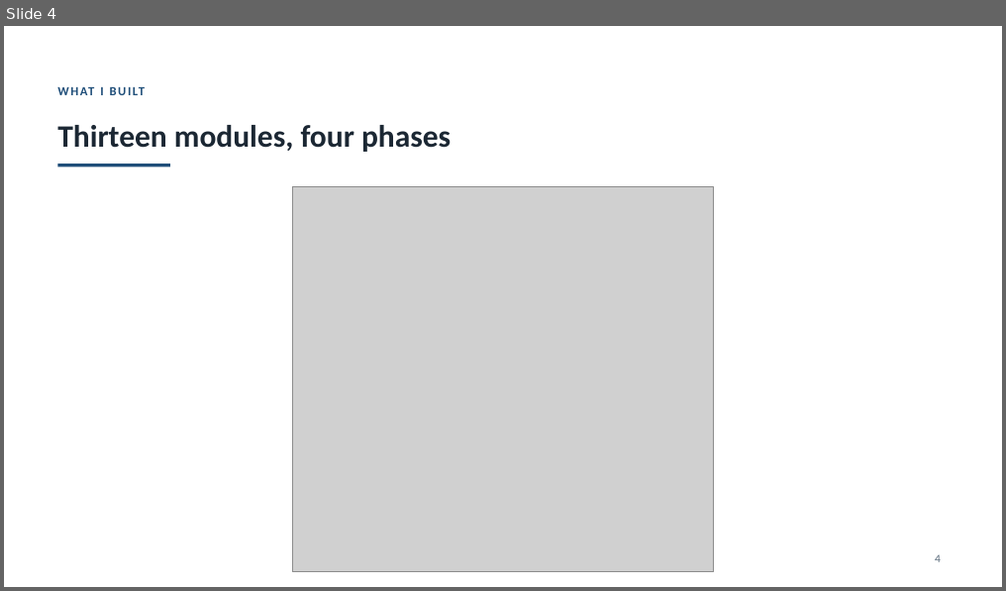
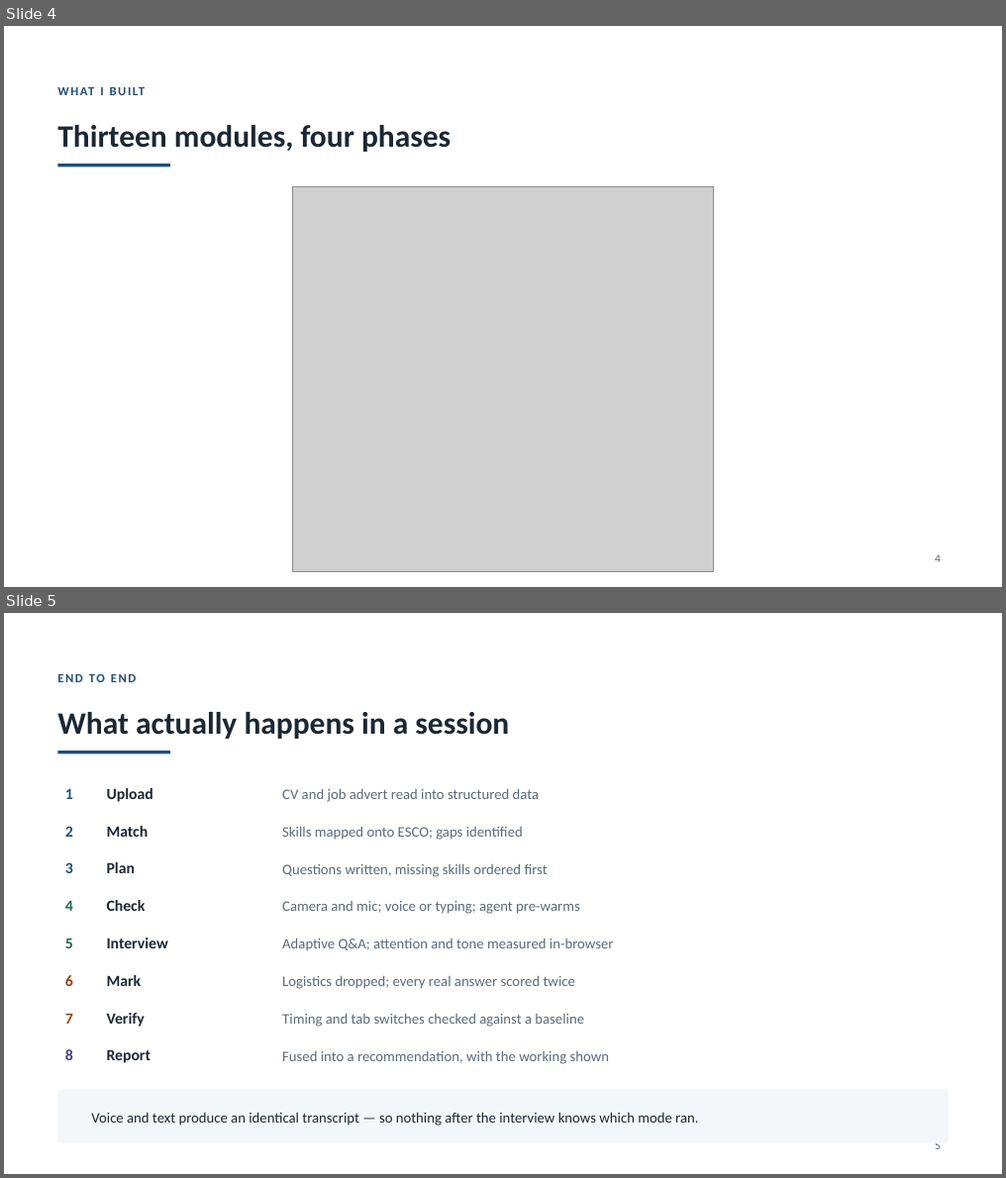
Before and after one commit to syedali254/interview_platform, a slide deck: viva/CMP7200_Viva_Presentation.pptx. Shown one above the other, each under a label of ours: slide 4 before the commit, slides 4 and 5 after it. The pictures are 1006x591 and 1006x1178 pixels, drawn with LibreOffice and Linux fonts; fonts in the diff are those of the drawing; grey boxes stand for pictures. Boxes give left, top, right and bottom in pixels: in the first picture for what was removed or moved away, otherwise in the second. Text is boxed around its words. In the diff, an @@ line names an element or a change of style, - is before the commit and + after.

```diff
--- a/viva/CMP7200_Viva_Presentation.pptx
+++ b/viva/CMP7200_Viva_Presentation.pptx
@@ slide 5 added at [4, 613, 1002, 1174], background #FFFFFF @@
@@ text added at [89, 673, 105, 682], 12 pt, text #1F4E79, bold @@
+END TO END
@@ text added at [57, 712, 509, 739], 30 pt, text #1B2733, bold @@
+What actually happens in a session
@@ rectangle added at [57, 751, 170, 754], fill #1F4E79 @@
@@ text added at [65, 788, 73, 799], 15 pt, text #1F4E79, bold @@
+1
@@ text added at [107, 788, 153, 802], 15 pt, text #1B2733, bold @@
+Upload
@@ text added at [282, 789, 539, 802], 14 pt, text #5A6B7B @@
+CV and job advert read into structured data
@@ text added at [65, 826, 73, 837], 15 pt, text #1F4E79, bold @@
+2
@@ text added at [107, 826, 149, 837], 15 pt, text #1B2733, bold @@
+Match
@@ text added at [282, 827, 523, 840], 14 pt, text #5A6B7B @@
+Skills mapped onto ESCO; gaps identified
@@ text added at [65, 862, 73, 873], 15 pt, text #1F4E79, bold @@
+3
@@ text added at [107, 862, 135, 873], 15 pt, text #1B2733, bold @@
+Plan
@@ text added at [282, 864, 548, 877], 14 pt, text #5A6B7B @@
+Questions written, missing skills ordered first
@@ text added at [65, 900, 73, 911], 15 pt, text #1E6B4F, bold @@
+4
@@ text added at [107, 900, 146, 911], 15 pt, text #1B2733, bold @@
+Check
@@ text added at [282, 901, 580, 914], 14 pt, text #5A6B7B @@
+Camera and mic; voice or typing; agent pre-warms
@@ text added at [65, 938, 73, 949], 15 pt, text #1E6B4F, bold @@
+5
@@ text added at [107, 938, 168, 949], 15 pt, text #1B2733, bold @@
+Interview
@@ text added at [282, 939, 614, 952], 14 pt, text #5A6B7B @@
+Adaptive Q&A; attention and tone measured in-browser
@@ text added at [65, 975, 73, 986], 15 pt, text #9A4415, bold @@
+6
@@ text added at [107, 975, 142, 986], 15 pt, text #1B2733, bold @@
+Mark
@@ text added at [282, 976, 575, 989], 14 pt, text #5A6B7B @@
+Logistics dropped; every real answer scored twice
@@ text added at [65, 1013, 73, 1024], 15 pt, text #9A4415, bold @@
+7
@@ text added at [107, 1013, 145, 1027], 15 pt, text #1B2733, bold @@
+Verify
@@ text added at [282, 1014, 584, 1027], 14 pt, text #5A6B7B @@
+Timing and tab switches checked against a baseline
@@ text added at [65, 1050, 73, 1060], 15 pt, text #4C3A8C, bold @@
+8
@@ text added at [107, 1050, 151, 1063], 15 pt, text #1B2733, bold @@
+Report
@@ text added at [282, 1052, 609, 1064], 14 pt, text #5A6B7B @@
+Fused into a recommendation, with the working shown
@@ rounded rectangle added at [57, 1090, 948, 1144], fill #F4F7FA @@
@@ text added at [91, 1112, 698, 1126], 14 pt, text #1B2733 @@
+Voice and text produce an identical transcript — so nothing after the interview knows which mode ran.
@@ text added at [935, 1144, 941, 1150], 11 pt, text #5A6B7B @@
+5
```
Also in this commit, not shown: 18 slides changed, 12 other files.
